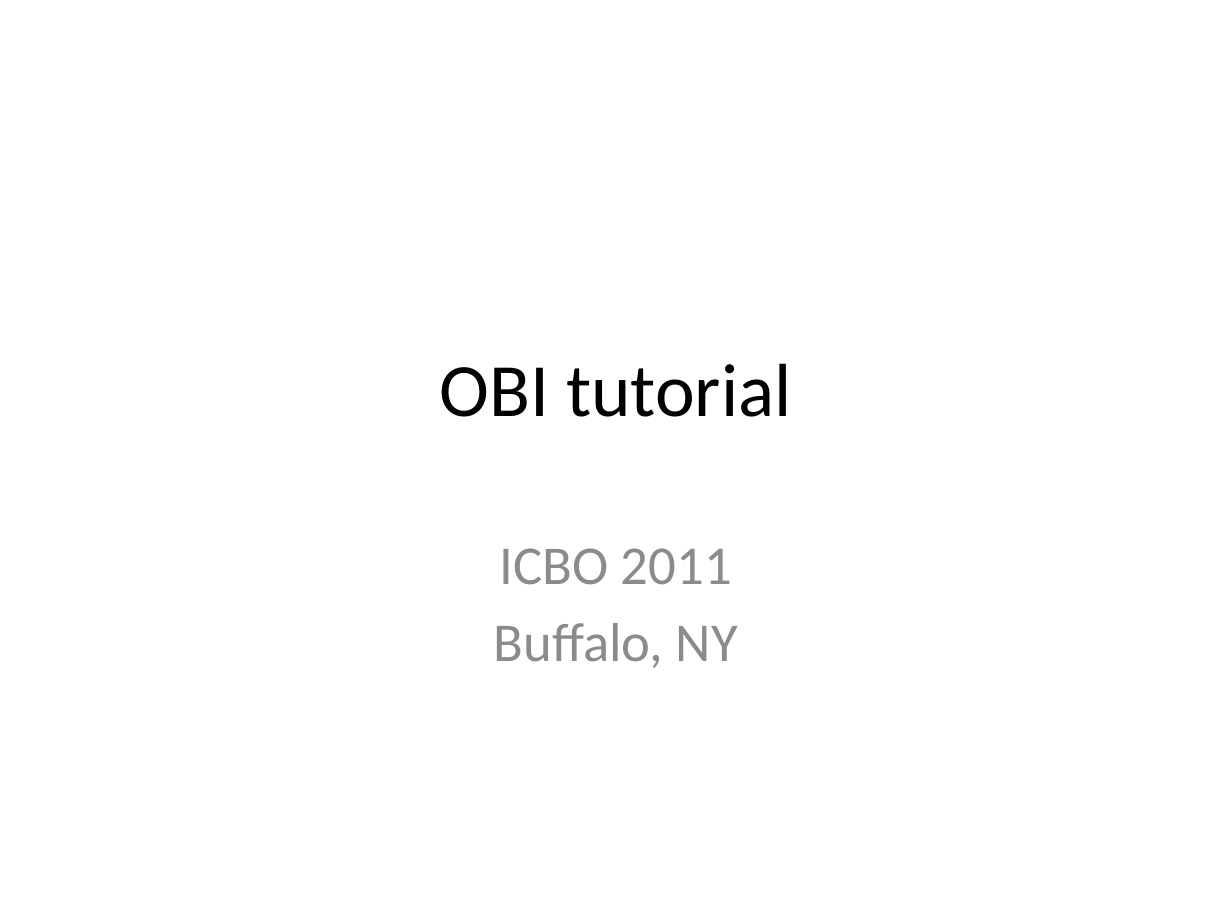
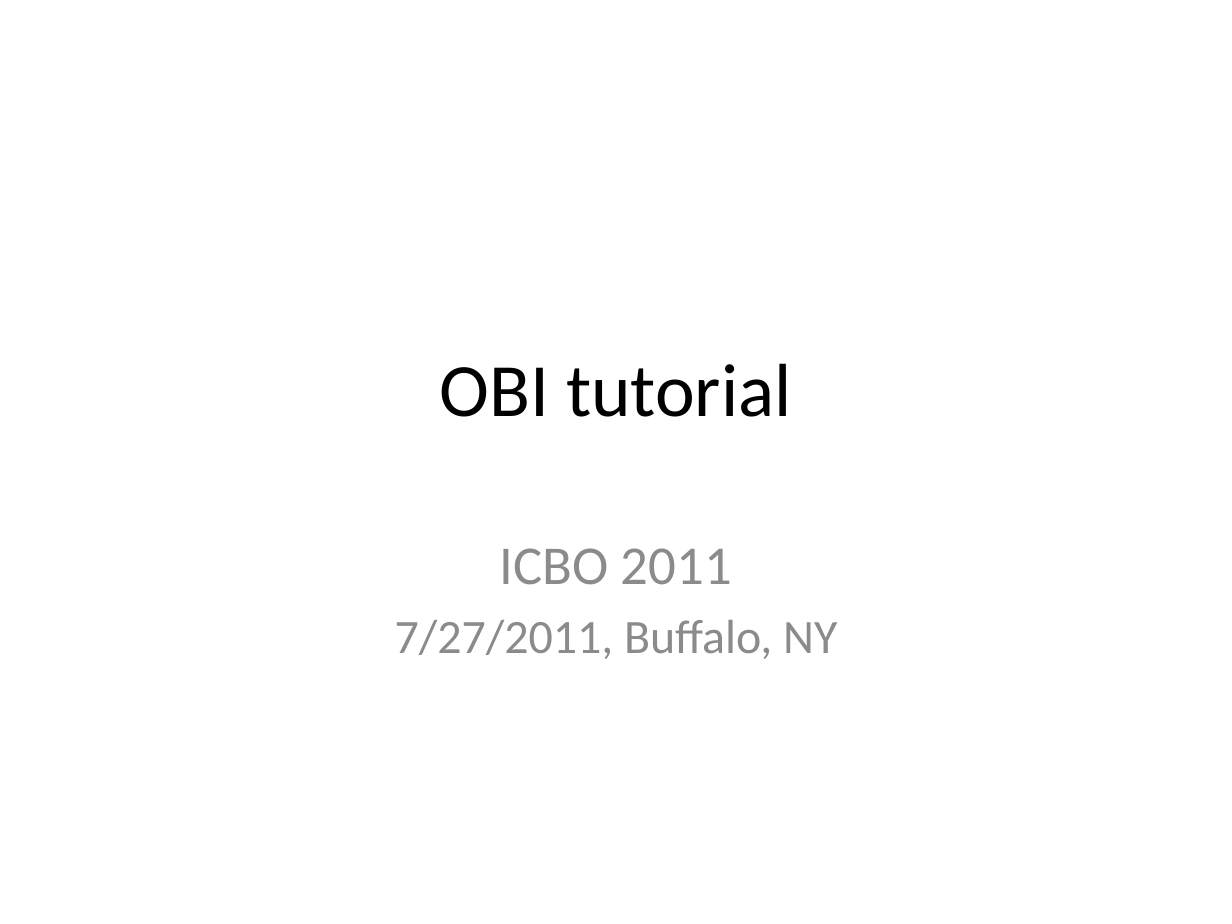
Before and after one commit to obi-ontology/obi-legacy-svn, a slide deck: slide 1 of trunk/docs/presentations/OBI tutorial July 2011 ICBO/OBI overview and IEDB.pptx. Drawn at 1232x924 pixels with LibreOffice and Linux fonts; fonts in the diff are those of the drawing. Boxes give left, top, right and bottom in pixels: in the first picture for what was removed or moved away, otherwise in the second. Text is boxed around its words. In the diff, an @@ line names an element or a change of style, - is before the commit and + after.

Commit message:
updated overview presentation + committed original announcement text.

```diff
--- a/trunk/docs/presentations/OBI tutorial July 2011 ICBO/OBI overview and IEDB.pptx
+++ b/trunk/docs/presentations/OBI tutorial July 2011 ICBO/OBI overview and IEDB.pptx
@@ subtitle at [395,620,837,659]: text changed; size 32 to 28 pt @@
-Buffalo, NY
+7/27/2011, Buffalo, NY
```
Also in this commit, not shown: 3 other slides changed, 2 slides added, 1 other file.
